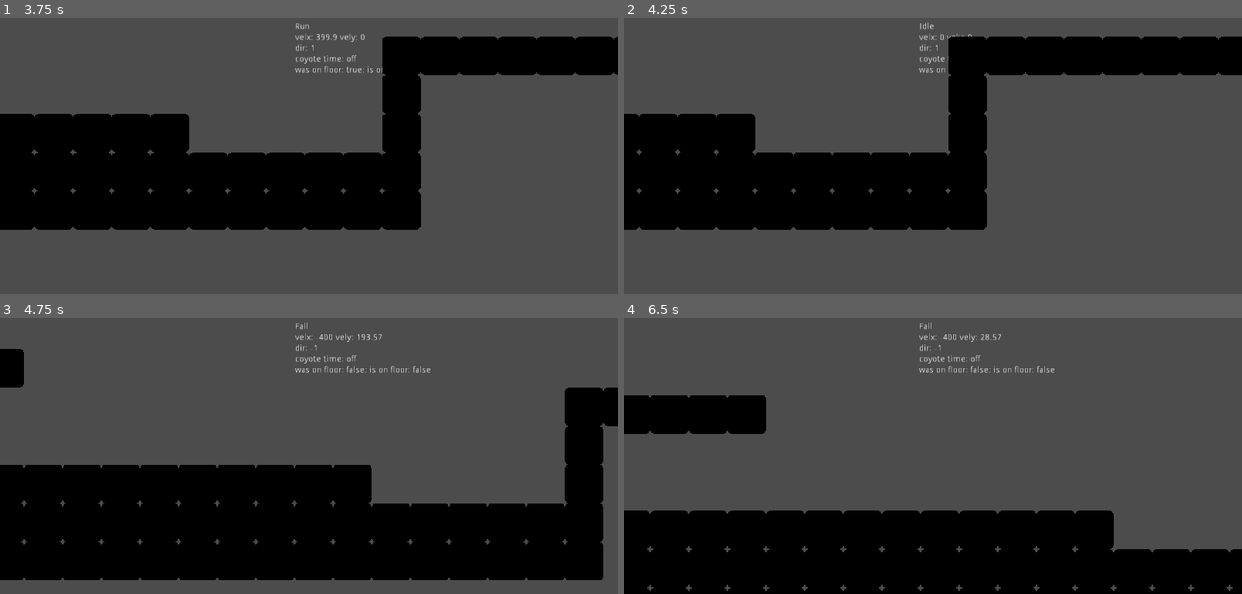
Above: before the commit, frames 1-4 (two rows, left to right).
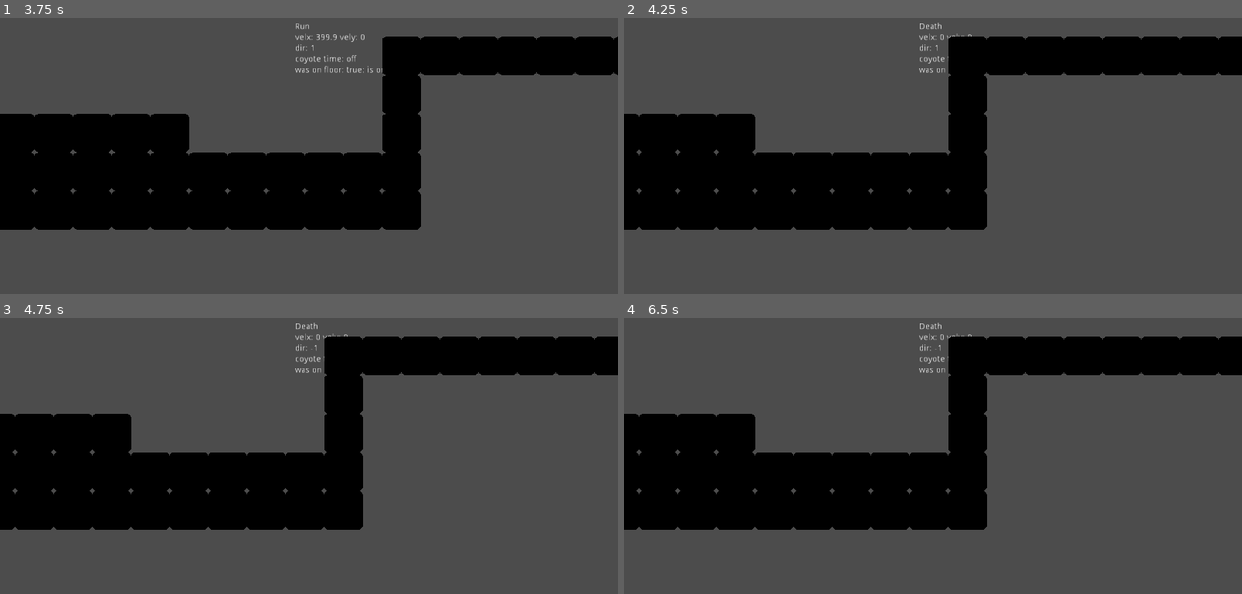
Above: after the commit, the same moments.

Repository: azylazide/godot-player-statemachine
Game: Godot game, scene res://fsm/fsm.tscn
Same seed, same stepped clock (60 frames per second), same inputs: the game is played once before the commit and once after it. The engine's default icon, where the game draws it, is replaced by a stand-in: a white triangle on a blue panel in a dark square.
Inputs:
- Up to frame 1 (3.75 s): hold Up (jump) 0.53-1.28 s; hold Right (right) 0.53-2.03 s; tap X (dash) at 1.35, 2.85 s; tap Up (jump) at 1.52, 1.55, 1.82, 3.02, 3.05, 3.32 s; hold Left (left) 2.03-2.78 s; hold Up (jump) 2.03-2.78 s; hold Right (right) from 2.78 s (still down); hold Up (jump) from 3.53 s (still down)
- Up to frame 2 (4.25 s): keep holding Right (right); keep holding Up (jump); tap Escape (debug_esc, bound only after the commit) at 4.15 s
- Up to frame 3 (4.75 s): tap Enter at 4.25 s; release Right (right) at 4.28 s; release Up (jump) at 4.28 s; hold Left (left) from 4.28 s (still down); tap X (dash) at 4.35 s; tap Up (jump) at 4.52, 4.55 s
- Up to frame 4 (6.5 s): tap Up (jump) at 4.82, 6.02, 6.05, 6.32 s; release Left (left) at 5.03 s; hold Right (right) 5.03-5.78 s; hold Up (jump) 5.03-5.78 s; hold Left (left) from 5.78 s (still down); tap X (dash) at 5.85 s

Frame 1 is identical in both runs. In frame 2, less than 0.1% of the frame differs, in the area x 47-52%, y 1-5%; in frame 3, 39%; in frame 4, 47%, in the area x 0-100%, y 1-100%.

Commit message:
making functions more functional fixed idle to run transition (from velocity to control direction check) added death debug state

Diff:
--- a/fsm/fsm.tscn
+++ b/fsm/fsm.tscn
@@ -29,6 +29,65 @@
 } ]
 0/z_index = 0
 
+[sub_resource type="RectangleShape2D" id=3]
+extents = Vector2( 128, 32 )
+
+[sub_resource type="Animation" id=4]
+length = 0.001
+tracks/0/type = "value"
+tracks/0/path = NodePath("StaticBody2D:position")
+tracks/0/interp = 1
+tracks/0/loop_wrap = true
+tracks/0/imported = false
+tracks/0/enabled = true
+tracks/0/keys = {
+"times": PoolRealArray( 0 ),
+"transitions": PoolRealArray( 1 ),
+"update": 0,
+"values": [ Vector2( 2073, 33 ) ]
+}
+tracks/1/type = "value"
+tracks/1/path = NodePath("StaticBody2D:rotation_degrees")
+tracks/1/interp = 1
+tracks/1/loop_wrap = true
+tracks/1/imported = false
+tracks/1/enabled = true
+tracks/1/keys = {
+"times": PoolRealArray( 0 ),
+"transitions": PoolRealArray( 1 ),
+"update": 0,
+"values": [ 0.0 ]
+}
+
+[sub_resource type="Animation" id=5]
+resource_name = "moving_platform"
+length = 5.0
+loop = true
+tracks/0/type = "value"
+tracks/0/path = NodePath("StaticBody2D:position")
+tracks/0/interp = 1
+tracks/0/loop_wrap = true
+tracks/0/imported = false
+tracks/0/enabled = true
+tracks/0/keys = {
+"times": PoolRealArray( 0, 2.5, 5 ),
+"transitions": PoolRealArray( 1, 1, 1 ),
+"update": 0,
+"values": [ Vector2( 2073, 33 ), Vector2( 3214, 33 ), Vector2( 2073, 33 ) ]
+}
+tracks/1/type = "value"
+tracks/1/path = NodePath("StaticBody2D:rotation_degrees")
+tracks/1/interp = 1
+tracks/1/loop_wrap = true
+tracks/1/imported = false
+tracks/1/enabled = true
+tracks/1/keys = {
+"times": PoolRealArray( 0, 5 ),
+"transitions": PoolRealArray( 1, 1 ),
+"update": 0,
+"values": [ 0.0, 0.0 ]
+}
+
 [node name="world" type="Node"]
 
 [node name="player" parent="." instance=ExtResource( 1 )]
@@ -39,3 +98,16 @@
 collision_mask = 2
 format = 1
 tile_data = PoolIntArray( -655367, 0, 0, -589875, 0, 0, -589832, 0, 0, -524339, 0, 0, -524297, 0, 0, -458803, 0, 0, -45 …(5928 unchanged characters)…
+
+[node name="StaticBody2D" type="KinematicBody2D" parent="."]
+position = Vector2( 2073, 33 )
+collision_mask = 2
+
+[node name="CollisionShape2D" type="CollisionShape2D" parent="StaticBody2D"]
+shape = SubResource( 3 )
+
+[node name="AnimationPlayer" type="AnimationPlayer" parent="."]
+autoplay = "moving_platform"
+playback_process_mode = 0
+anims/RESET = SubResource( 4 )
+anims/moving_platform = SubResource( 5 )
--- /dev/null
+++ b/fsm/player/Death.gd
@@ -0,0 +1,13 @@
+extends State
+
+
+func _ready() -> void:
+	pass
+
+func enter(_prev_info:={}):
+	yield(get_tree().create_timer(5.0),"timeout")
+	owner.queue_free()
+	pass
+
+func state_process(_delta: float) -> void:
+	$"../../CollisionShape2D".modulate = lerp($"../../CollisionShape2D".modulate,Color(0,0,0,0),0.01)
--- a/fsm/player/Idle.gd
+++ b/fsm/player/Idle.gd
@@ -18,7 +18,7 @@
 func state_physics(_delta: float) -> void:
 	.state_physics(_delta)
 
-	if player.velocity.x != 0:
+	if player.get_direction() != 0:
 		state_machine.switch_states("Run")
 
 	#start coyote time
--- a/fsm/player/player.gd
+++ b/fsm/player/player.gd
@@ -40,8 +40,8 @@
 
 func _ready() -> void:
 	#calculate gravity constant
-	jump_grav = _jump_gravity()
-	fall_grav = _fall_gravity()
+	jump_grav = _gravity(_jump_height,MAX_WALK_TILE,_gap_length)
+	fall_grav = _gravity(1.5*_jump_height,MAX_WALK_TILE,0.8*_gap_length)
 	#calculate jump constant
 	jump_force = -_jump_vel()
 	min_jump_force = -_jump_vel(0.5,_gap_length/2.0)
@@ -70,10 +70,13 @@
 		velocity.y = 0
 		return
 
+	#apply normal gravity for jump
 	if velocity.y < 0:
 		velocity.y += jump_grav*delta
+	#apply larger gravity for fall
 	else:
 		velocity.y += fall_grav*delta
+
 	#terminal velocity
 	velocity.y = min(velocity.y,MAX_FALL)
 
@@ -108,12 +111,8 @@
 
 #movement parameter calculations
 
-func _jump_gravity() -> float:
-	var output = 2*(_jump_height*_tile_units*pow(MAX_WALK_TILE*_tile_units,2))/(pow(_gap_length*_tile_units/2.0,2))
-	return output
-
-func _fall_gravity() -> float:
-	var output = 2*(1.5*_jump_height*_tile_units*pow(MAX_WALK_TILE*_tile_units,2))/(pow(0.8*_gap_length*_tile_units/2.0,2))
+func _gravity(h: float, vx: float, x: float) -> float:
+	var output = 2*(h*_tile_units*pow(vx*_tile_units,2))/(pow(x*_tile_units/2.0,2))
 	return output
 
 func _jump_vel(h: float = _jump_height, x: float = _gap_length) -> float:
@@ -122,3 +121,8 @@
 
 func _dash_speed() -> float:
 	return _dash_length*_tile_units/_dash_time
+
+#debug
+func _unhandled_input(event: InputEvent) -> void:
+	if event.is_action_pressed("debug_esc"):
+		$MovementSM.switch_states("Death")
--- a/fsm/player/player.tscn
+++ b/fsm/player/player.tscn
@@ -11,6 +11,7 @@
 [ext_resource path="res://fsm/player/player_state.gd" type="Script" id=9]
 [ext_resource path="res://fsm/player/GroundDash.gd" type="Script" id=10]
 [ext_resource path="res://fsm/player/AirDash.gd" type="Script" id=11]
+[ext_resource path="res://fsm/player/Death.gd" type="Script" id=12]
 
 [sub_resource type="RectangleShape2D" id=1]
 extents = Vector2( 25, 60 )
@@ -60,6 +61,9 @@
 
 [node name="Timer" type="Timer" parent="MovementSM/MovementStates/OnAir/ADash"]
 one_shot = true
+
+[node name="Death" type="Node" parent="MovementSM" groups=["PlayerStates"]]
+script = ExtResource( 12 )
 
 [node name="Camera2D" type="Camera2D" parent="."]
 position = Vector2( 0, -65 )
@@ -111,6 +115,7 @@
 text = "null"
 
 [node name="RayCast2D" type="RayCast2D" parent="."]
+cast_to = Vector2( 0, 2 )
 
 [node name="DashCooldown" type="Timer" parent="."]
 one_shot = true
--- a/project.godot
+++ b/project.godot
@@ -64,6 +64,11 @@
 , Object(InputEventJoypadButton,"resource_local_to_scene":false,"resource_name":"","device":0,"button_index":7,"pressure":0.0,"pressed":false,"script":null)
  ]
 }
+debug_esc={
+"deadzone": 0.5,
+"events": [ Object(InputEventKey,"resource_local_to_scene":false,"resource_name":"","device":0,"alt":false,"shift":false,"control":false,"meta":false,"command":false,"pressed":false,"scancode":16777217,"physical_scancode":0,"unicode":0,"echo":false,"script":null)
+ ]
+}
 
 [layer_names]
 
Not shown: 1 places in fsm/fsm.tscn that only renumber resources
Not shown: 1 places in fsm/player/player.tscn that only renumber resources
